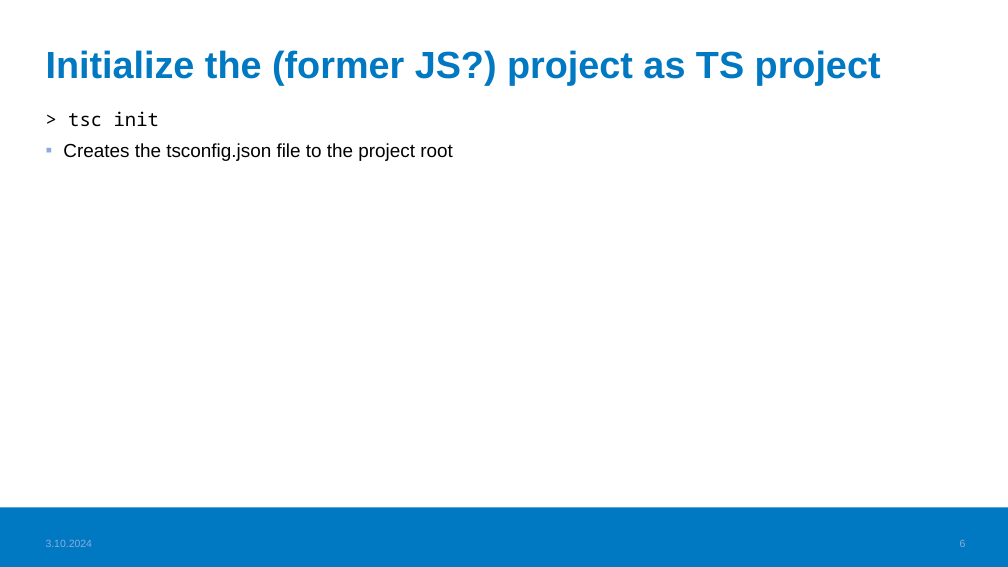
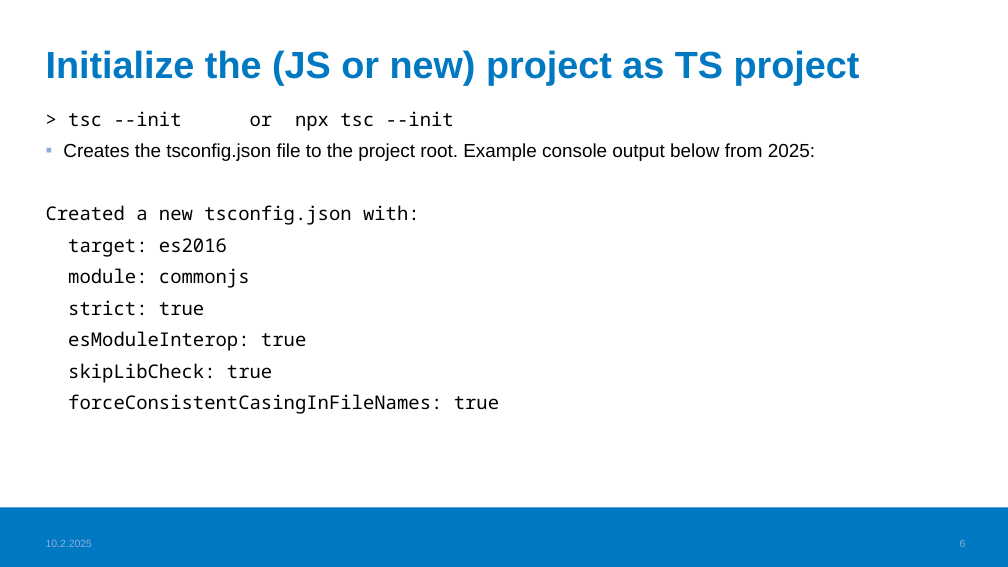
Before and after one commit to valju/JS_ES_Features, a slide deck: slide 6 of TS_basics/TypeScript_usage_understood.pptx. Drawn at 1008x567 pixels with LibreOffice and Linux fonts; fonts in the diff are those of the drawing; background and template pictures are left out. Boxes give left, top, right and bottom in pixels: in the first picture for what was removed or moved away, otherwise in the second. Text is boxed around its words. In the diff, an @@ line names an element or a change of style, - is before the commit and + after.

```diff
--- a/TS_basics/TypeScript_usage_understood.pptx
+++ b/TS_basics/TypeScript_usage_understood.pptx
@@ title at box(46, 50, 860, 86): text changed @@
-Initialize the (former JS?) project as TS project
+Initialize the (JS or new) project as TS project
@@ text at box(46, 111, 815, 414): text changed; font Arial to Noto Sans Mono @@
-> tsc init
-▪ Creates the tsconfig.json file to the project root
+> tsc --init or npx tsc --init
+▪ Creates the tsconfig.json file to the project root. Example console output below from 2025:
+Created a new tsconfig.json with:
+target: es2016
+module: commonjs
+strict: true
+esModuleInterop: true
+skipLibCheck: true
+forceConsistentCasingInFileNames: true
@@ text at box(46, 539, 93, 547): text changed @@
-3.10.2024
+10.2.2025
```
Also in this commit, not shown: 14 other slides changed, 2 slides added, 1 other file.
